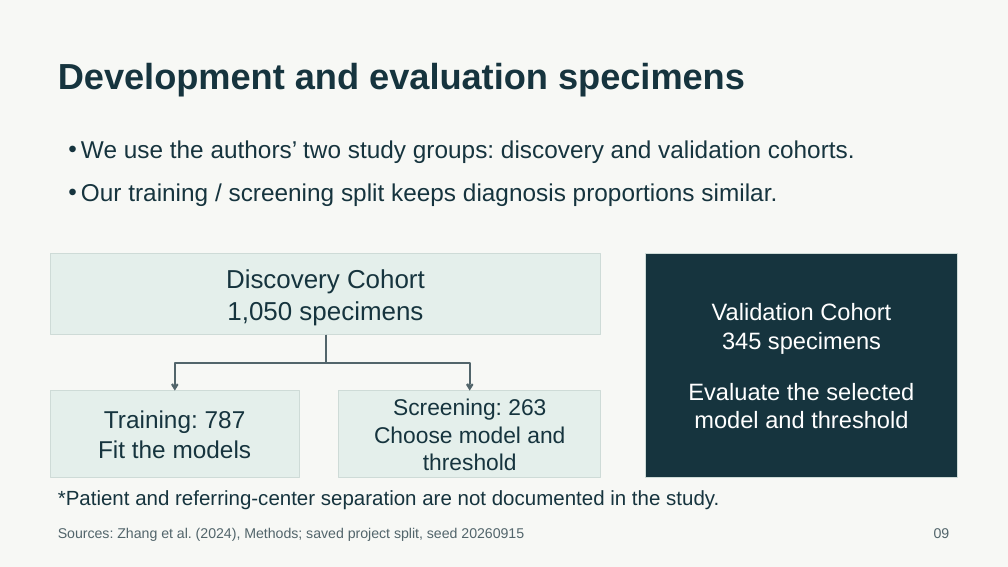
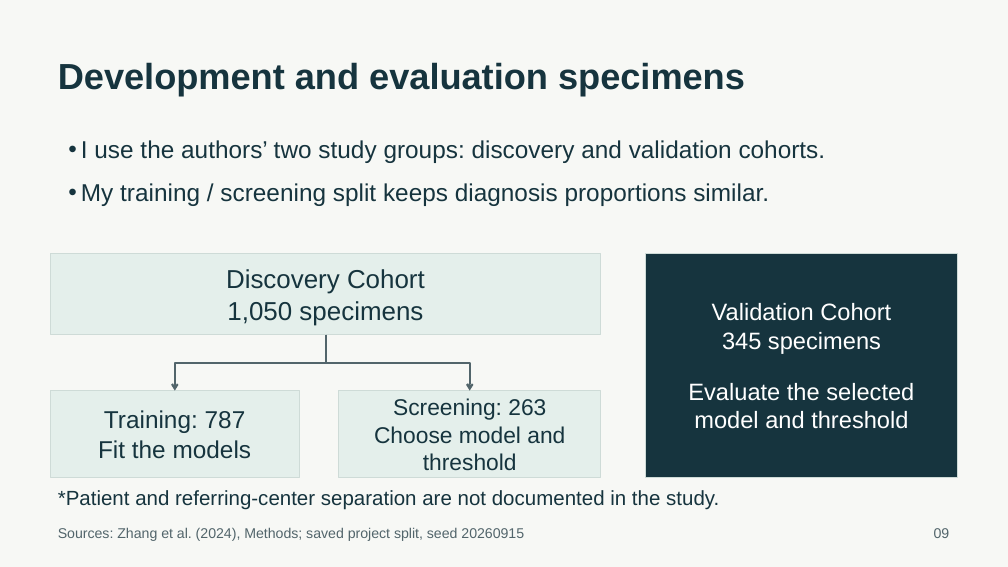
Before and after one commit to ca34525/Kidney-Biopsy-Rejection-Classifier, a slide deck: slide 9 of presentation/unos_kidney_biopsy.pptx. Drawn at 1008x567 pixels with LibreOffice and Linux fonts; fonts in the diff are those of the drawing. Boxes give left, top, right and bottom in pixels: in the first picture for what was removed or moved away, otherwise in the second. Text is boxed around its words. In the diff, an @@ line names an element or a change of style, - is before the commit and + after.

```diff
--- a/presentation/unos_kidney_biopsy.pptx
+++ b/presentation/unos_kidney_biopsy.pptx
@@ text at (81, 140, 826, 206): text changed @@
-• We use the authors’ two study groups: discovery and validation cohorts.
-• Our training / screening split keeps diagnosis proportions similar.
+• I use the authors’ two study groups: discovery and validation cohorts.
+• My training / screening split keeps diagnosis proportions similar.
```
Also in this commit, not shown: 4 other slides changed, 13 other files.
